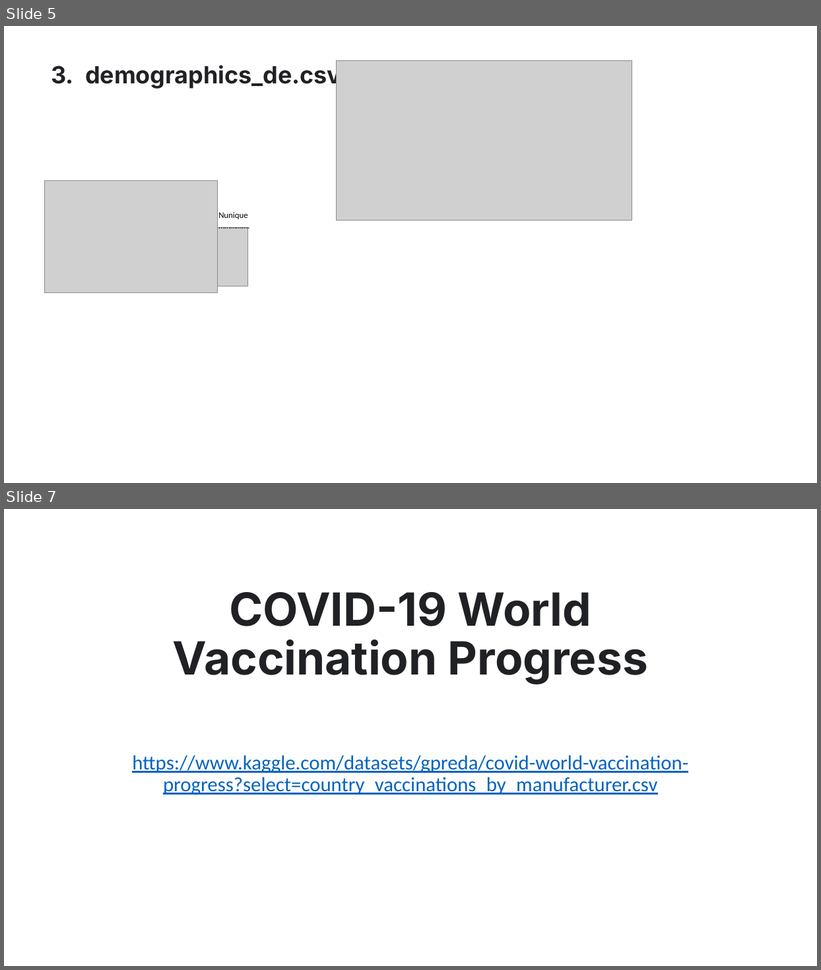
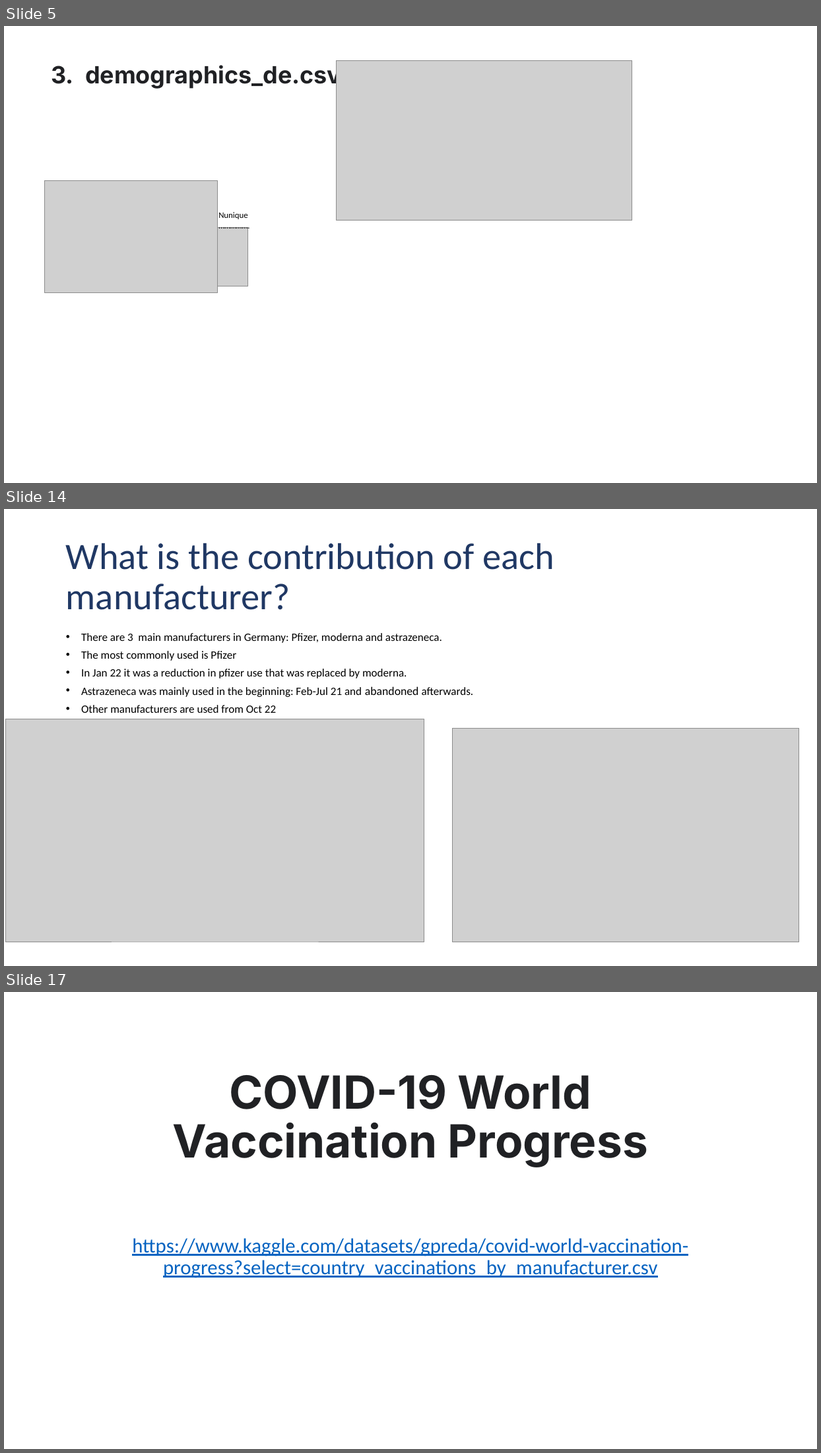
Before and after one commit to doctorf72/Naya-Practical-Data-Science-EDA-Project, a slide deck: initial analysis.pptx. Shown one above the other, each under a label of ours: slides 5 and 7 before the commit, slides 5, 14 and 17 after it; the slides between them are not shown. The pictures are 821x970 and 821x1453 pixels, drawn with LibreOffice and Linux fonts; fonts in the diff are those of the drawing; grey boxes stand for pictures; background and template pictures are left out. Boxes give left, top, right and bottom in pixels: in the first picture for what was removed or moved away, otherwise in the second. Text is boxed around its words. In the diff, an @@ line names an element or a change of style, - is before the commit and + after.

```diff
--- a/initial analysis.pptx
+++ b/initial analysis.pptx
@@ slide 14 added at (x1=4, y1=509, x2=817, y2=966), background #FFFFFF @@
@@ title added at (x1=66, y1=543, x2=554, y2=610), 44 pt, text #203864 @@
+What is the contribution of each manufacturer?
@@ text added at (x1=81, y1=633, x2=474, y2=713), 13.3 pt, text #000000 @@
+• There are 3 main manufacturers in Germany: Pfizer, moderna and astrazeneca.
+• The most commonly used is Pfizer
+• In Jan 22 it was a reduction in pfizer use that was replaced by moderna.
+• Astrazeneca was mainly used in the beginning: Feb-Jul 21 and abandoned afterwards.
+• Other manufacturers are used from Oct 22
@@ picture added at (x1=6, y1=720, x2=424, y2=942) @@
@@ picture added at (x1=453, y1=728, x2=799, y2=942) @@
@@ what was slide 7 is now slide 17 @@
```
Also in this commit, not shown: 1 slide changed, 9 other slides added.
